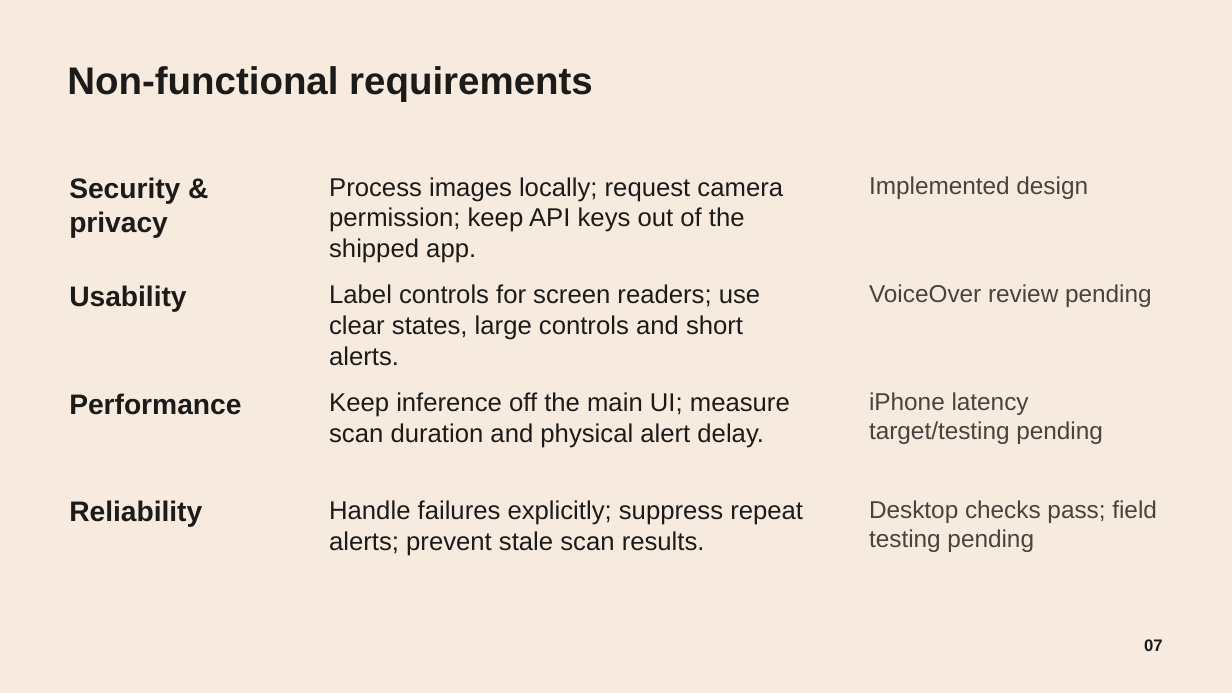
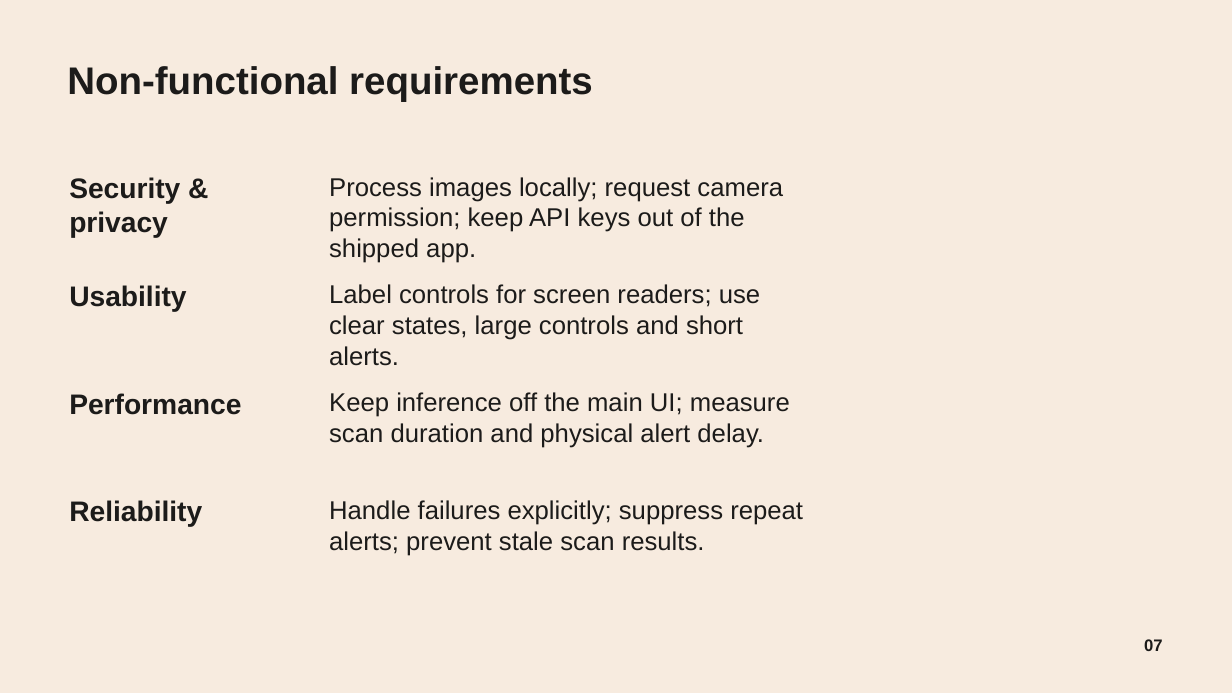
Before and after one commit to Omphile-coder/PathSignal, a slide deck: slide 7 of PathSignal — Final Year Project.pptx. Drawn at 1232x693 pixels with LibreOffice and Linux fonts; fonts in the diff are those of the drawing; background and template pictures are left out. Boxes give left, top, right and bottom in pixels: in the first picture for what was removed or moved away, otherwise in the second. Text is boxed around its words. In the diff, an @@ line names an element or a change of style, - is before the commit and + after.

```diff
--- a/PathSignal — Final Year Project.pptx
+++ b/PathSignal — Final Year Project.pptx
@@ text removed at (869, 176, 1088, 199) @@
-Implemented design
@@ text removed at (869, 284, 1152, 307) @@
-VoiceOver review pending
@@ text removed at (869, 392, 1103, 444) @@
-iPhone latency target/testing pending
@@ text removed at (869, 500, 1157, 552) @@
-Desktop checks pass; field testing pending
```
Also in this commit, not shown: 3 other slides changed, 2 slides removed.
